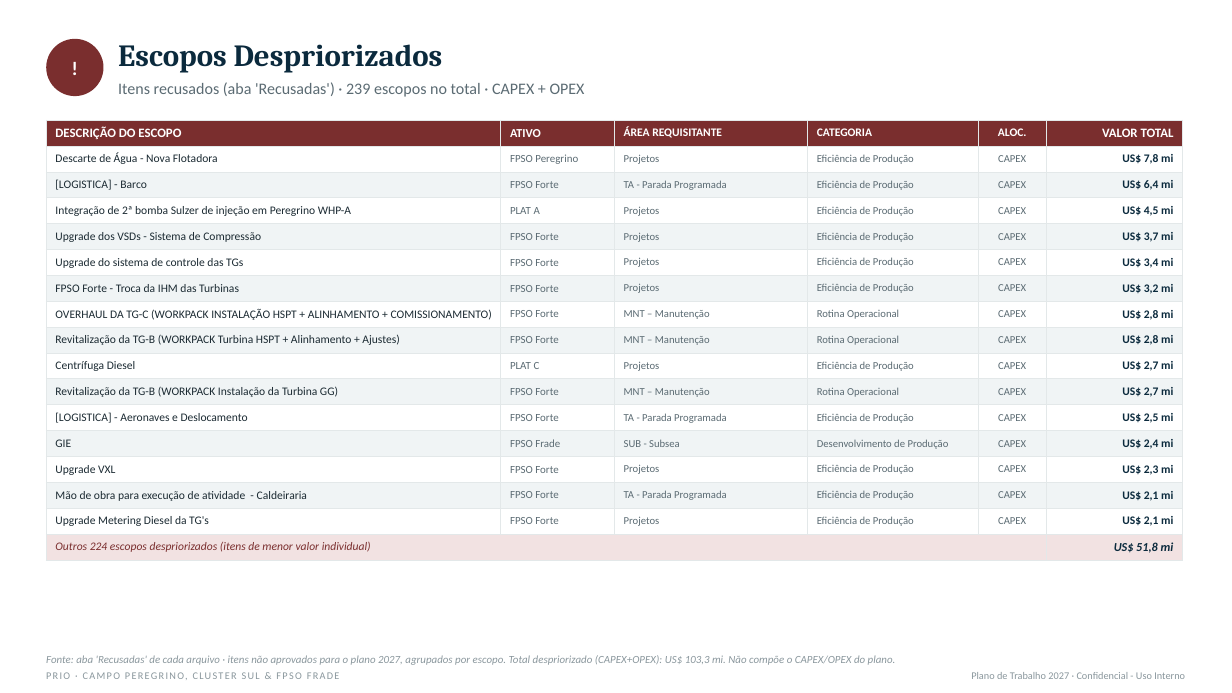
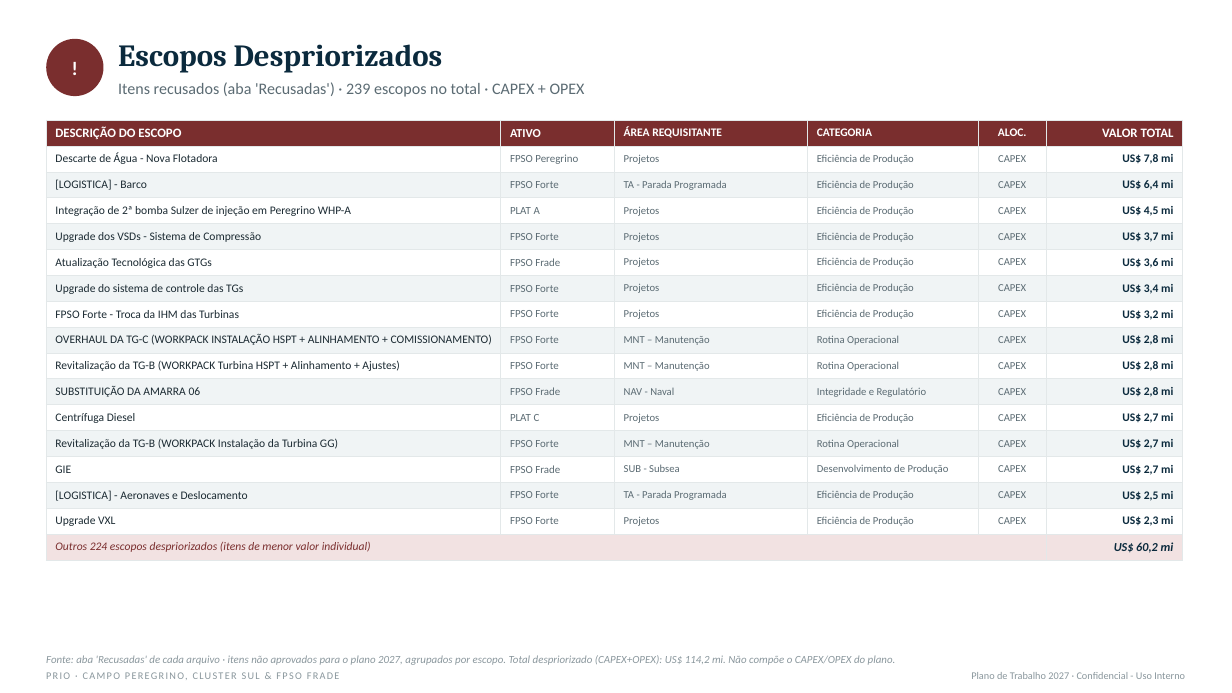
Before and after one commit to LucasRibaas/Planejamento, a slide deck: slide 14 of PRIO_Top_CAPEX_OPEX_Despriorizados_2027.pptx. Drawn at 1232x693 pixels with LibreOffice and Linux fonts; fonts in the diff are those of the drawing. Boxes give left, top, right and bottom in pixels: in the first picture for what was removed or moved away, otherwise in the second. Text is boxed around its words. In the diff, an @@ line names an element or a change of style, - is before the commit and + after.

```diff
--- a/PRIO_Top_CAPEX_OPEX_Despriorizados_2027.pptx
+++ b/PRIO_Top_CAPEX_OPEX_Despriorizados_2027.pptx
@@ table at box(46, 120, 1183, 557) @@
+row 6: Atualização Tecnológica das GTGs | FPSO Frade | Projetos | Eficiência de Produção | CAPEX | US$ 3,6 mi
+row 11: SUBSTITUIÇÃO DA AMARRA 06 | FPSO Frade | NAV - Naval | Integridade e Regulatório | CAPEX | US$ 2,8 mi
+row 14: GIE | FPSO Frade | SUB - Subsea | Desenvolvimento de Produção | CAPEX | US$ 2,7 mi
-row 13: GIE | FPSO Frade | SUB - Subsea | Desenvolvimento de Produção | CAPEX | US$ 2,4 mi
-row 15: Mão de obra para execução de atividade - Caldeiraria | FPSO Forte | TA - Parada Programada | Eficiência de Produção | CAPEX | US$ 2,1 mi
-row 16: Upgrade Metering Diesel da TG's | FPSO Forte | Projetos | Eficiência de Produção | CAPEX | US$ 2,1 mi
-row 17: Outros 224 escopos despriorizados (itens de menor valor individual) |  |  |  |  | US$ 51,8 mi
+row 17: Outros 224 escopos despriorizados (itens de menor valor individual) |  |  |  |  | US$ 60,2 mi
@@ text at box(46, 655, 896, 665): text changed @@
-Fonte: aba 'Recusadas' de cada arquivo · itens não aprovados para o plano 2027, agrupados por escopo. Total despriorizado (CAPEX+OPEX): US$ 103,3 mi. Não compõe o CAPEX/OPEX do plano.
+Fonte: aba 'Recusadas' de cada arquivo · itens não aprovados para o plano 2027, agrupados por escopo. Total despriorizado (CAPEX+OPEX): US$ 114,2 mi. Não compõe o CAPEX/OPEX do plano.
```
Also in this commit, not shown: 3 other slides changed, 1 other file.
